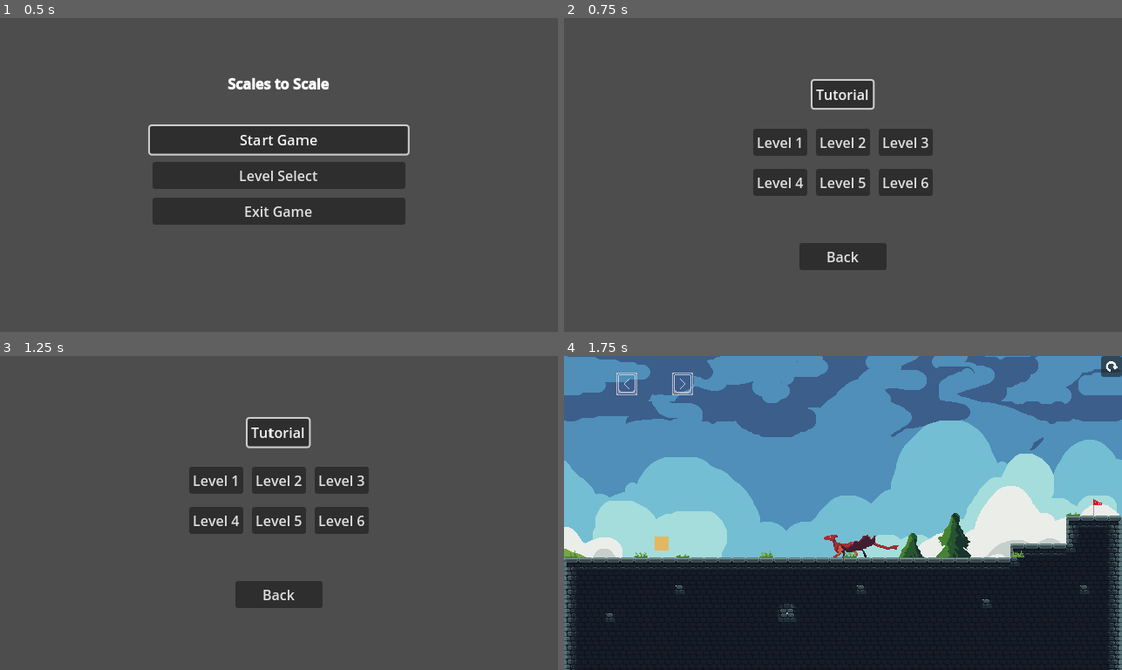
Above: before the commit, frames 1-4 (two rows, left to right).
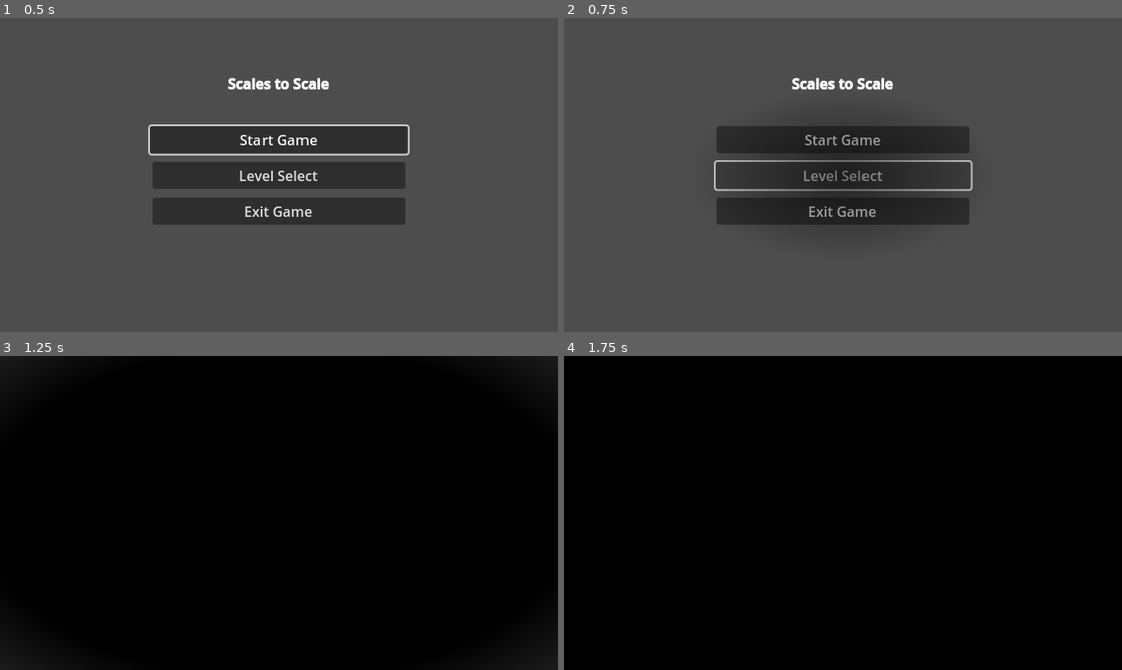
Above: after the commit, the same moments.

Repository: Robocraft999/ScalesToScale
Game: Godot game, scene res://scenes/root.tscn
The game is run twice, just before and just after one commit, with the same random seed, the same clock (stepped at 60 frames per second) and the same inputs. The engine's default icon, where the game draws it, is replaced by a stand-in: a white triangle on a blue panel in a dark square.
Inputs (mouse positions are in pixels of both pictures, inside the frame that each line leads up to):
- Up to frame 1 (0.5 s): no input
- Up to frame 2 (0.75 s): click "Level Select" at 0.5 s
- Up to frame 3 (1.25 s): no input
- Up to frame 4 (1.75 s): click (843, 431) at 1.25 s, where only the run before the commit has a clickable "Tutorial"

Frame 1 is identical in both runs. In frame 2, 11% of the frame differs, in the area x 26-74%, y 18-81%; in frame 3, 100%, in the area x 0-100%, y 0-100%; in frame 4, 100%.

Commit message:
added transition shader

Diff:
--- a/scenes/root.tscn
+++ b/scenes/root.tscn
@@ -1,14 +1,6 @@
-[gd_scene load_steps=6 format=3 uid="uid://c1jm8vxalt1c6"]
+[gd_scene load_steps=2 format=3 uid="uid://c1jm8vxalt1c6"]
 
-[ext_resource type="PackedScene" uid="uid://0rf2trq5htho" path="res://scenes/objects/scene_manager.tscn" id="1_d6scv"]
 [ext_resource type="Script" path="res://scripts/levels/root.gd" id="1_dhrlm"]
-[ext_resource type="PackedScene" uid="uid://333vqfbf2bv7" path="res://scenes/test.tscn" id="2_4mxv4"]
-[ext_resource type="PackedScene" uid="uid://2nqpmv02h2ib" path="res://scenes/main_menu.tscn" id="2_10n0m"]
-[ext_resource type="PackedScene" uid="uid://bpn1x8cdvpmgd" path="res://scenes/levels/tutorial_0.tscn" id="3_exf5w"]
 
 [node name="root" type="Node"]
 script = ExtResource("1_dhrlm")
-
-[node name="SceneManager" parent="." instance=ExtResource("1_d6scv")]
-unique_name_in_owner = true
-editor_scenes = Array[PackedScene]([ExtResource("2_10n0m"), ExtResource("3_exf5w"), ExtResource("2_4mxv4")])
--- /dev/null
+++ b/scenes/transition.tscn
@@ -0,0 +1,27 @@
+[gd_scene load_steps=4 format=3 uid="uid://cihn71dj4l8x"]
+
+[ext_resource type="Shader" uid="uid://56knq6vfw3tj" path="res://shaders/transition.tres" id="1_cilw0"]
+[ext_resource type="Script" path="res://scripts/transition.gd" id="1_i2sjg"]
+
+[sub_resource type="ShaderMaterial" id="ShaderMaterial_nepy2"]
+shader = ExtResource("1_cilw0")
+shader_parameter/Dings = 0.0
+
+[node name="transition" type="CanvasLayer"]
+layer = 2
+visible = false
+script = ExtResource("1_i2sjg")
+
+[node name="ColorRect" type="ColorRect" parent="."]
+material = SubResource("ShaderMaterial_nepy2")
+anchors_preset = 8
+anchor_left = 0.5
+anchor_top = 0.5
+anchor_right = 0.5
+anchor_bottom = 0.5
+offset_left = -320.0
+offset_top = -180.0
+offset_right = 320.0
+offset_bottom = 180.0
+grow_horizontal = 2
+grow_vertical = 2
--- a/scripts/levels/root.gd
+++ b/scripts/levels/root.gd
@@ -1,4 +1,4 @@
 extends Node
 
 func _ready() -> void:
-	SceneLoader.load_level_scene_by_name(OptionsManager.SceneName.MAIN_MENU)
+	SceneLoader.load_level_scene_by_name(OptionsManager.SceneName.MAIN_MENU, false)
--- a/scripts/scene_manager.gd
+++ b/scripts/scene_manager.gd
@@ -2,6 +2,7 @@
 class_name SceneManager
 
 @export var editor_scenes : Array[PackedScene];
+@onready var transition_scene = preload("res://scenes/transition.tscn").instantiate()
 var loadable_scenes : Array[LoadableScene];
 var current_scene : LoadedScene;
 
@@ -9,34 +10,38 @@
 	editor_scenes = OptionsManager.get_all_scenes_in_folder("res://scenes")
 	editor_scenes.append_array(OptionsManager.get_all_scenes_in_folder("res://scenes/levels"))
 	populate_loadable_scenes_list()
-	#load_level_scene_by_index(0);
-	#load_level_scene_by_name("MainMenu")
+
+	get_tree().root.add_child.call_deferred(transition_scene)
 
 func populate_loadable_scenes_list():
 	for scene in editor_scenes:
 		add_level_scene_to_scene_array(scene);
 
-func load_level_scene_by_index(scene_index : int):
+func load_level_scene_by_index(scene_index : int, should_use_transition: bool = true):
 	if(scene_index < 0 || scene_index > loadable_scenes.size()):
 		return null;
 
-	return load_level_scene(loadable_scenes[scene_index], scene_index);
+	return await load_level_scene(loadable_scenes[scene_index], scene_index, should_use_transition);
 
 func load_next_level_scene():
-	return load_level_scene_by_index((current_scene.scene_index + 1) % editor_scenes.size())
+	return await load_level_scene_by_index((current_scene.scene_index + 1) % editor_scenes.size())
 
-func load_level_scene_by_name(scene_name : String):
+func load_level_scene_by_name(scene_name : String, should_use_transition: bool = true):
 	var i : int = 0;
 	while i < loadable_scenes.size():
 		if(scene_name == loadable_scenes[i].scene_name):
-			return load_level_scene(loadable_scenes[i], i);
+			return await load_level_scene(loadable_scenes[i], i, should_use_transition);
 		i += 1;
 
 	return null;
 
-func load_level_scene(scene_to_load : LoadableScene, scene_index : int):
+func load_level_scene(scene_to_load : LoadableScene, scene_index : int, should_use_transition: bool):
 	if(!scene_to_load.scene.can_instantiate()):
 		return null;
+
+	if should_use_transition:
+		transition_scene.start()
+		await transition_scene.half_done
 
 	if(current_scene != null):
 		current_scene.scene.queue_free();
--- /dev/null
+++ b/scripts/transition.gd
@@ -0,0 +1,28 @@
+extends CanvasLayer
+
+var running = false
+var progress = 0
+var SPEED = 3
+var current_speed = SPEED
+
+signal half_done
+
+func _process(delta: float) -> void:
+	if running:
+		progress += delta * current_speed
+		var material: ShaderMaterial = $ColorRect.material
+		material.set_shader_parameter("Dings", progress)
+
+	if progress > 3:
+		current_speed *= -1
+		half_done.emit()
+
+	if progress < 0:
+		running = false
+		visible = false
+
+func start():
+	running = true
+	progress = 0
+	current_speed = SPEED
+	visible = true
--- /dev/null
+++ b/shaders/transition.tres
@@ -0,0 +1,122 @@
+[gd_resource type="VisualShader" load_steps=11 format=3 uid="uid://56knq6vfw3tj"]
+
+[sub_resource type="VisualShaderNodeFloatOp" id="VisualShaderNodeFloatOp_y1hk4"]
+output_port_for_preview = 0
+operator = 1
+
+[sub_resource type="VisualShaderNodeColorConstant" id="VisualShaderNodeColorConstant_mwfq1"]
+output_port_for_preview = 0
+constant = Color(0, 0, 0, 1)
+
+[sub_resource type="VisualShaderNodeFloatParameter" id="VisualShaderNodeFloatParameter_8xwym"]
+parameter_name = "Dings"
+
+[sub_resource type="VisualShaderNodeInput" id="VisualShaderNodeInput_o4pnk"]
+input_name = "point_coord"
+
+[sub_resource type="VisualShaderNodeVectorDistance" id="VisualShaderNodeVectorDistance_82spr"]
+output_port_for_preview = 0
+default_input_values = [0, Vector2(0, 0), 1, Vector2(0, 0)]
+op_type = 0
+
+[sub_resource type="VisualShaderNodeInput" id="VisualShaderNodeInput_amch8"]
+output_port_for_preview = 0
+input_name = "uv"
+
+[sub_resource type="VisualShaderNodeVectorOp" id="VisualShaderNodeVectorOp_mfcve"]
+default_input_values = [0, Vector2(0, 0), 1, Vector2(1, 1)]
+op_type = 0
+operator = 3
+
+[sub_resource type="VisualShaderNodeVec2Constant" id="VisualShaderNodeVec2Constant_mwfab"]
+constant = Vector2(0.5, 0.5)
+
+[sub_resource type="VisualShaderNodeVectorOp" id="VisualShaderNodeVectorOp_pc1uh"]
+default_input_values = [0, Vector2(0, 0), 1, Vector2(0, 0)]
+op_type = 0
+operator = 1
+
+[sub_resource type="VisualShaderNodeVec2Constant" id="VisualShaderNodeVec2Constant_1yjgp"]
+constant = Vector2(1, 1)
+
+[resource]
+code = "shader_type canvas_item;
+render_mode blend_mix;
+
+uniform float Dings;
+
+
+
+void fragment() {
+// ColorConstant:12
+	vec4 n_out12p0 = vec4(0.000000, 0.000000, 0.000000, 1.000000);
+
+
+// FloatParameter:13
+	float n_out13p0 = Dings;
+
+
+// Input:2
+	vec2 n_out2p0 = POINT_COORD;
+
+
+// Input:4
+	vec2 n_out4p0 = UV;
+
+
+// Vector2Constant:6
+	vec2 n_out6p0 = vec2(0.500000, 0.500000);
+
+
+// VectorOp:5
+	vec2 n_out5p0 = n_out4p0 / n_out6p0;
+
+
+// Vector2Constant:9
+	vec2 n_out9p0 = vec2(1.000000, 1.000000);
+
+
+// VectorOp:8
+	vec2 n_out8p0 = n_out5p0 - n_out9p0;
+
+
+// Distance:3
+	float n_out3p0 = distance(n_out2p0, n_out8p0);
+
+
+// FloatOp:10
+	float n_out10p0 = n_out13p0 - n_out3p0;
+
+
+// Output:0
+	COLOR.rgb = vec3(n_out12p0.xyz);
+	COLOR.a = n_out10p0;
+
+
+}
+"
+graph_offset = Vector2(-45.7909, 25.0909)
+mode = 1
+flags/light_only = false
+nodes/fragment/0/position = Vector2(1360, 100)
+nodes/fragment/2/node = SubResource("VisualShaderNodeInput_o4pnk")
+nodes/fragment/2/position = Vector2(60, 80)
+nodes/fragment/3/node = SubResource("VisualShaderNodeVectorDistance_82spr")
+nodes/fragment/3/position = Vector2(740, 120)
+nodes/fragment/4/node = SubResource("VisualShaderNodeInput_amch8")
+nodes/fragment/4/position = Vector2(-20, 180)
+nodes/fragment/5/node = SubResource("VisualShaderNodeVectorOp_mfcve")
+nodes/fragment/5/position = Vector2(340, 200)
+nodes/fragment/6/node = SubResource("VisualShaderNodeVec2Constant_mwfab")
+nodes/fragment/6/position = Vector2(60, 440)
+nodes/fragment/8/node = SubResource("VisualShaderNodeVectorOp_pc1uh")
+nodes/fragment/8/position = Vector2(540, 240)
+nodes/fragment/9/node = SubResource("VisualShaderNodeVec2Constant_1yjgp")
+nodes/fragment/9/position = Vector2(340, 440)
+nodes/fragment/10/node = SubResource("VisualShaderNodeFloatOp_y1hk4")
+nodes/fragment/10/position = Vector2(1060, 260)
+nodes/fragment/12/node = SubResource("VisualShaderNodeColorConstant_mwfq1")
+nodes/fragment/12/position = Vector2(1060, 0)
+nodes/fragment/13/node = SubResource("VisualShaderNodeFloatParameter_8xwym")
+nodes/fragment/13/position = Vector2(720, 460)
+nodes/fragment/connections = PackedInt32Array(2, 0, 3, 0, 4, 0, 5, 0, 5, 0, 8, 0, 8, 0, 3, 1, 3, 0, 10, 1, 6, 0, 5, 1, 9, 0, 8, 1, 12, 0, 0, 0, 10, 0, 0, 1, 13, 0, 10, 0)
Not shown: 1 places in scenes/test.tscn that only renumber resources
